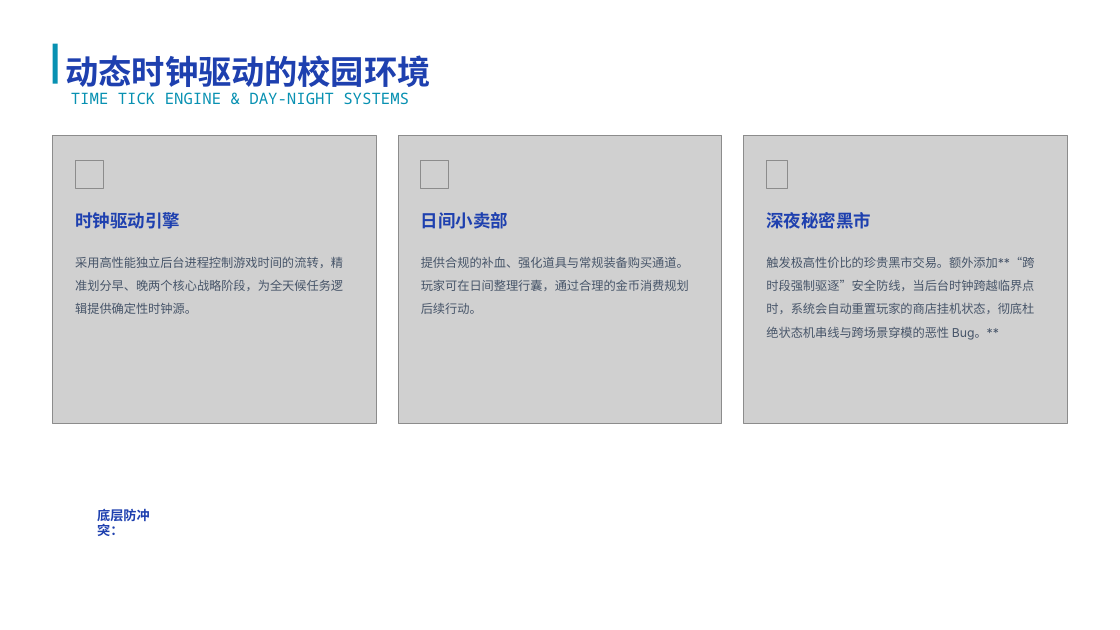
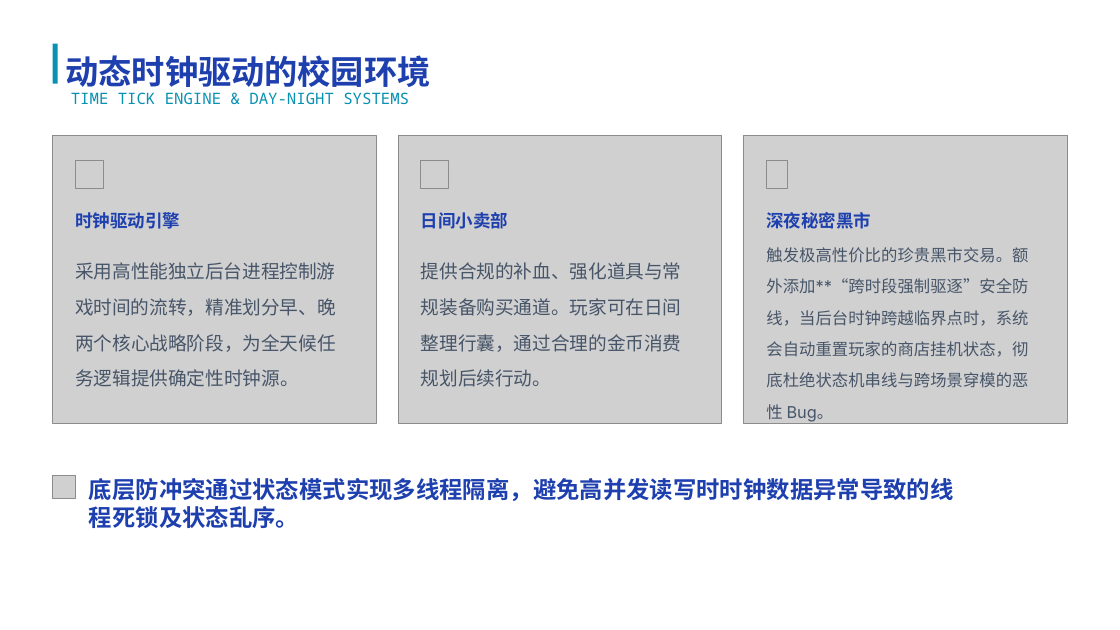
Before and after one commit to luqie0106/CampusRPG_Simultaneously, a slide deck: slide 6 of 校园RPG：大学生存物语项目答辩.pptx. Drawn at 1120x630 pixels with LibreOffice and Linux fonts; fonts in the diff are those of the drawing; grey boxes stand for pictures; background and template pictures are left out. Boxes give left, top, right and bottom in pixels: in the first picture for what was removed or moved away, otherwise in the second. Text is boxed around its words. In the diff, an @@ line names an element or a change of style, - is before the commit and + after.

```diff
--- a/校园RPG：大学生存物语项目答辩.pptx
+++ b/校园RPG：大学生存物语项目答辩.pptx
@@ text "采用高性能独立后台进程控制游戏时间的流转，精准划分早、晚两个核心战略阶段，为全天候任务逻辑提供确定性时钟源。" at (75,262,336,387): size 10.5 to 16 pt @@
@@ text "提供合规的补血、强化道具与常规装备购买通道。玩家可在日间整理行囊，通过合理的金币消费规划后续行动。" at (421,262,682,387): size 10.5 to 16 pt @@
@@ text at (766,247,1028,388): text changed; size 10.5 to 14 pt @@
-触发极高性价比的珍贵黑市交易。额外添加**“跨时段强制驱逐”安全防线，当后台时钟跨越临界点时，系统会自动重置玩家的商店挂机状态，彻底杜绝状态机串线与跨场景穿模的恶性 Bug。**
+触发极高性价比的珍贵黑市交易。额外添加**“跨时段强制驱逐”安全防线，当后台时钟跨越临界点时，系统会自动重置玩家的商店挂机状态，彻底杜绝状态机串线与跨场景穿模的恶性 Bug。
@@ picture added at (52,476,75,499) @@
@@ text at (89,478,954,528): text changed; size 11.2 to 20 pt @@
-底层防冲突：
+底层防冲突通过状态模式实现多线程隔离，避免高并发读写时时钟数据异常导致的线程死锁及状态乱序。
```
Also in this commit, not shown: 12 other slides changed.
